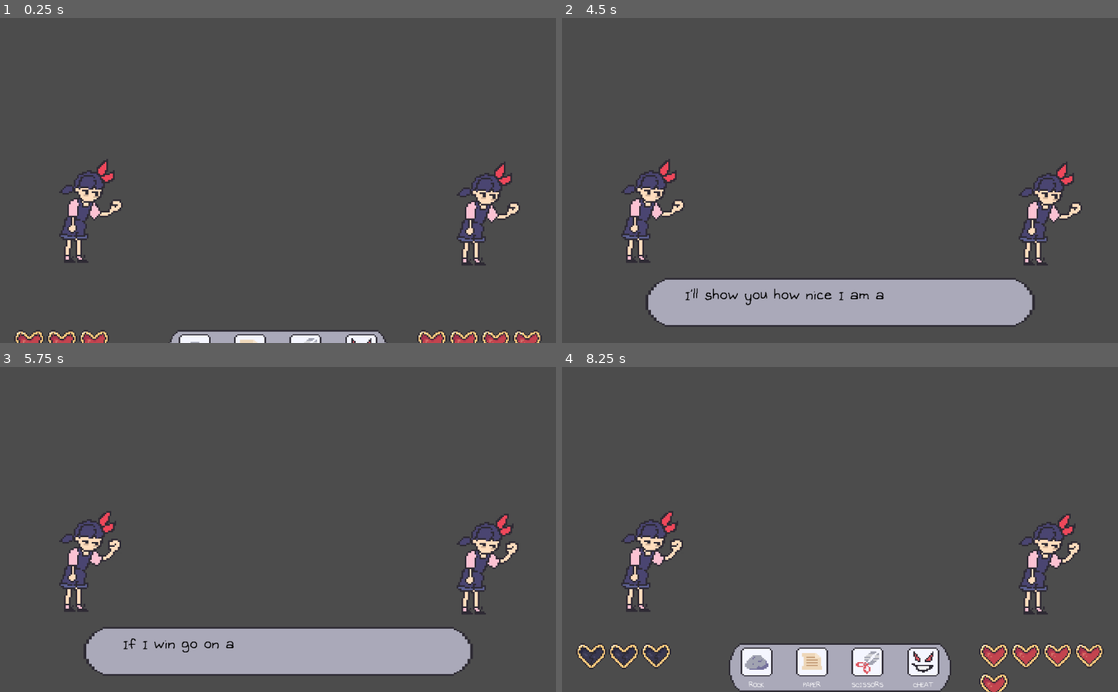
Above: before the commit, frames 1-4 (two rows, left to right).
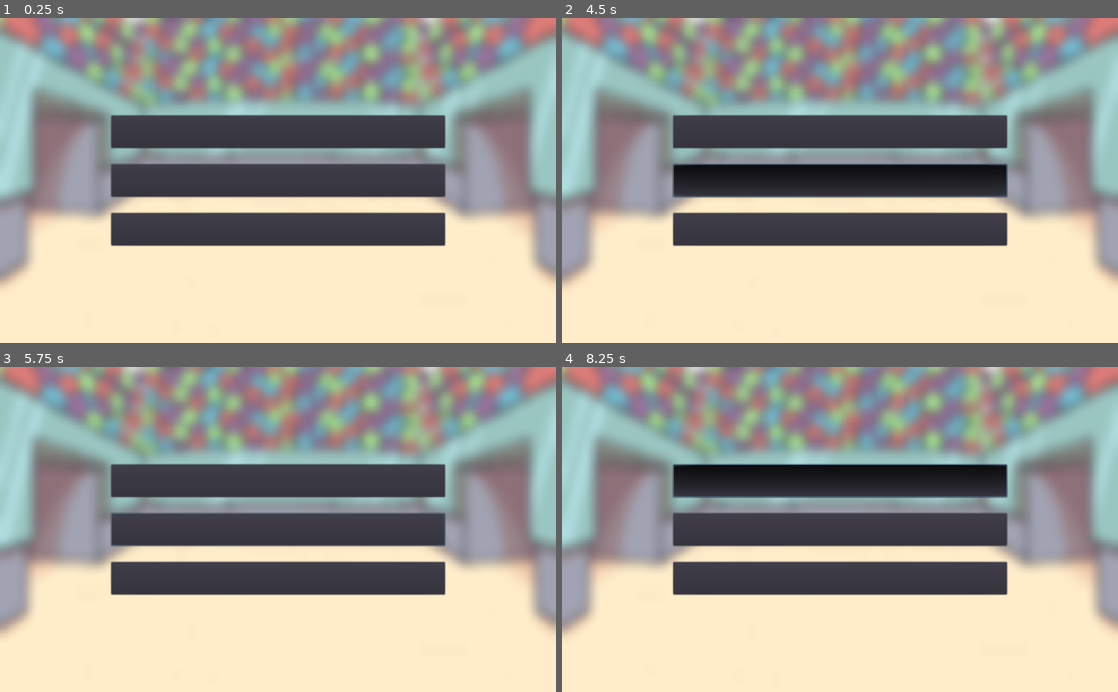
Above: after the commit, the same moments.

Repository: BenAltermatt/RPS
Game: Godot game, scene res://Scenes/MainMenu.tscn
The game is run twice, just before and just after one commit, with the same random seed, the same clock (stepped at 60 frames per second) and the same inputs. Before the commit the project starts from res://Scenes/Battle.tscn.
Inputs (mouse positions are in pixels of both pictures, inside the frame that each line leads up to):
- Up to frame 1 (0.25 s): no input
- Up to frame 2 (4.5 s): click (840, 180) at 0.5 s, where only the run after the commit has a clickable "Help"; click (840, 229) at 1.25 s, where only the run after the commit has a clickable "Credits"; click (840, 131) at 2 s, where only the run after the commit has a clickable "PLAY"; click (840, 131) at 2.75 s, where only the run after the commit has a clickable "PLAY"; click (840, 131) at 3.5 s, where only the run after the commit has a clickable "PLAY"; tap Enter at 4.25 s; move the mouse to (962, 164) at 4.27 s; click (962, 164) at 4.42 s
- Up to frame 3 (5.75 s): move the mouse to (166, 545) at 5.02 s; click (166, 545) at 5.17 s
- Up to frame 4 (8.25 s): move the mouse to (895, 458) at 5.77 s; click (895, 458) at 5.92 s; move the mouse to (812, 594) at 6.52 s; click (812, 594) at 6.67 s; move the mouse to (1006, 578) at 7.27 s; click (1006, 578) at 7.42 s; move the mouse to (673, 480) at 8.02 s; click (673, 480) at 8.17 s

The runs differ from the first frame. In frame 1, 82% of the frame differs, in the area x 0-100%, y 0-100%; in frame 2, 88%; in frame 3, 82%; in frame 4, 88%.

Commit message:
Added Main Menu

Diff:
--- /dev/null
+++ b/Scenes/MainMenu.tscn
@@ -0,0 +1,103 @@
+[gd_scene load_steps=9 format=2]
+
+[ext_resource path="res://Assets/Sprites/background1-blurred.png" type="Texture" id=1]
+[ext_resource path="res://Assets/Sprites/background2-blurred.png" type="Texture" id=2]
+[ext_resource path="res://Assets/Fonts/broken-console-broken-console-bold-700.ttf" type="DynamicFontData" id=3]
+[ext_resource path="res://Scripts/MainMenu.gd" type="Script" id=4]
+[ext_resource path="res://Assets/Fonts/broken-console-broken-console-regular-400.ttf" type="DynamicFontData" id=5]
+
+[sub_resource type="AnimatedTexture" id=1]
+frames = 2
+fps = 8.0
+frame_0/texture = ExtResource( 1 )
+frame_1/texture = ExtResource( 2 )
+frame_1/delay_sec = 0.0
+
+[sub_resource type="DynamicFont" id=3]
+size = 32
+font_data = ExtResource( 5 )
+
+[sub_resource type="DynamicFont" id=2]
+size = 60
+outline_size = 2
+outline_color = Color( 0, 0, 0, 1 )
+font_data = ExtResource( 3 )
+
+[node name="Control" type="Control"]
+anchor_right = 1.0
+anchor_bottom = 1.0
+script = ExtResource( 4 )
+
+[node name="TextureRect" type="TextureRect" parent="."]
+anchor_right = 1.0
+anchor_bottom = 1.0
+texture = SubResource( 1 )
+expand = true
+
+[node name="Help" type="Button" parent="."]
+anchor_left = 0.2
+anchor_top = 0.45
+anchor_right = 0.8
+anchor_bottom = 0.55
+
+[node name="RichTextLabel" type="RichTextLabel" parent="Help"]
+anchor_top = 0.2
+anchor_right = 1.0
+anchor_bottom = 1.0
+custom_colors/default_color = Color( 1, 1, 1, 1 )
+custom_fonts/normal_font = SubResource( 3 )
+bbcode_enabled = true
+bbcode_text = "[center]Help[/center]"
+text = "Help"
+fit_content_height = true
+
+[node name="Play" type="Button" parent="."]
+anchor_left = 0.2
+anchor_top = 0.3
+anchor_right = 0.8
+anchor_bottom = 0.4
+
+[node name="RichTextLabel" type="RichTextLabel" parent="Play"]
+anchor_left = 0.3
+anchor_top = 0.2
+anchor_right = 0.7
+anchor_bottom = 0.92
+custom_colors/default_color = Color( 1, 1, 1, 1 )
+custom_fonts/normal_font = SubResource( 3 )
+bbcode_enabled = true
+bbcode_text = "[center]PLAY[/center]"
+text = "PLAY"
+fit_content_height = true
+
+[node name="RichTextLabel" type="RichTextLabel" parent="."]
+anchor_left = 0.05
+anchor_top = 0.1
+anchor_right = 0.95
+anchor_bottom = 0.3
+custom_colors/default_color = Color( 0.992157, 0.882353, 0.439216, 1 )
+custom_fonts/normal_font = SubResource( 2 )
+bbcode_enabled = true
+bbcode_text = "[center]ROCK, PAPER, SCISSORS,
+[color=#eb4034]CHEAT!![/color][/center]"
+text = "ROCK, PAPER, SCISSORS,
+CHEAT!!"
+fit_content_height = true
+
+[node name="Credits" type="Button" parent="."]
+anchor_left = 0.2
+anchor_top = 0.6
+anchor_right = 0.8
+anchor_bottom = 0.7
+
+[node name="RichTextLabel" type="RichTextLabel" parent="Credits"]
+anchor_top = 0.2
+anchor_right = 1.0
+anchor_bottom = 1.0
+custom_colors/default_color = Color( 1, 1, 1, 1 )
+custom_fonts/normal_font = SubResource( 3 )
+bbcode_enabled = true
+bbcode_text = "[center]Credits[/center]"
+text = "Credits"
+fit_content_height = true
+
+[connection signal="pressed" from="Play" to="." method="_on_Play_pressed"]
--- /dev/null
+++ b/Scripts/MainMenu.gd
@@ -0,0 +1,22 @@
+extends Control
+
+
+# Declare member variables here. Examples:
+# var a = 2
+# var b = "text"
+
+
+# Called when the node enters the scene tree for the first time.
+func _ready():
+	pass # Replace with function body.
+
+
+# Called every frame. 'delta' is the elapsed time since the previous frame.
+#func _process(delta):
+#	pass
+
+
+func _on_Play_pressed():
+	get_tree().change_scene("res://Scenes/Battle.tscn")
+	print("aaa")
+	pass # Replace with function body.
--- a/project.godot
+++ b/project.godot
@@ -21,7 +21,7 @@
 [application]
 
 config/name="Random Paper Scissors"
-run/main_scene="res://Scenes/Battle.tscn"
+run/main_scene="res://Scenes/MainMenu.tscn"
 config/icon="res://icon.png"
 
 [gui]
Binary file added: Assets/Fonts/broken-console-broken-console-shadow-700.ttf
Not shown, added: Assets/Music/music-chaz.mp3.import
Not shown, added: Assets/Music/music-kid.mp3.import
Not shown, added: Assets/Music/music-mainmenu.mp3.import
Not shown, added: Assets/Music/music-mom.mp3.import
Binary file added: Assets/Sprites/background1-blurred.png
Not shown, added: Assets/Sprites/background1-blurred.png.import
Binary file added: Assets/Sprites/background2-blurred.png
Not shown, added: Assets/Sprites/background2-blurred.png.import
Not shown, added: .DS_Store
Not shown, changed: Assets/.DS_Store
